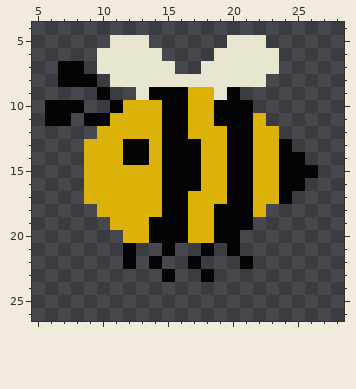
Two versions of one pixel-art sprite, MovableSpriteAnimation/res/apm/bee_left_4.png. Above, as it was before the edit.
The file is 32x32 pixels. Colours within 5 levels of each other are drawn and written as one. Shown: x 5..28, y 4..26.
And afterwards:
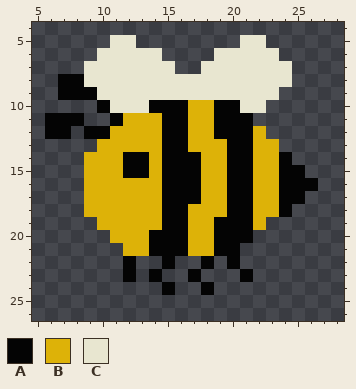
Palette (. is transparent): A #040404  B #ddb208  C #e8e6d0
The edit:
y 5: x 13 C -> .; x 20 C -> .
y 7: x 7..9 AA. -> ..C; x 24 . -> C
y 8: x 9..10 A. -> CC; x 23..24 .. -> CC
y 9: x 7..12 ...A.. -> AAACCC; x 14..18 AAABB -> CCCCC; x 20..23 A... -> CCCC
y 10: x 6..8 AAA -> ...; x 10..14 .ABBB -> ACCCA; x 21..22 A. -> CC
y 11: x 8..11 .AAB -> A..A; x 22 B -> .
y 12: x 6..7 .. -> AA; x 9..10 .B -> AA; x 19 B -> A; x 23 B -> .
y 13: x 9 B -> .; x 12..13 AA -> BB; x 17 A -> B; x 24 A -> .
y 14: x 25 A -> .
y 15: x 12..13 BB -> AA; x 26 A -> .
y 16: x 26 . -> A
y 17: x 17 B -> A; x 25 . -> A
y 18: x 9 . -> B; x 19 A -> B; x 23..24 .. -> BA
y 19: x 10 . -> B; x 14 A -> B; x 22 . -> B
y 20: x 11 . -> B; x 21 . -> A
y 21: x 12..14 A.. -> BBA; x 16..19 ..A. -> ABBA
y 22: x 14..15 A. -> .A; x 17..18 A. -> .A; x 20..21 .A -> A.
y 23: x 12 . -> A; x 14..15 .A -> A.; x 17..18 .A -> A.; x 21 . -> A
y 24: x 15 . -> A; x 18 . -> A
Where, in picture pixels (left, top, right, bottom), the same in both pictures:
changed: (45, 35, 318, 295)
